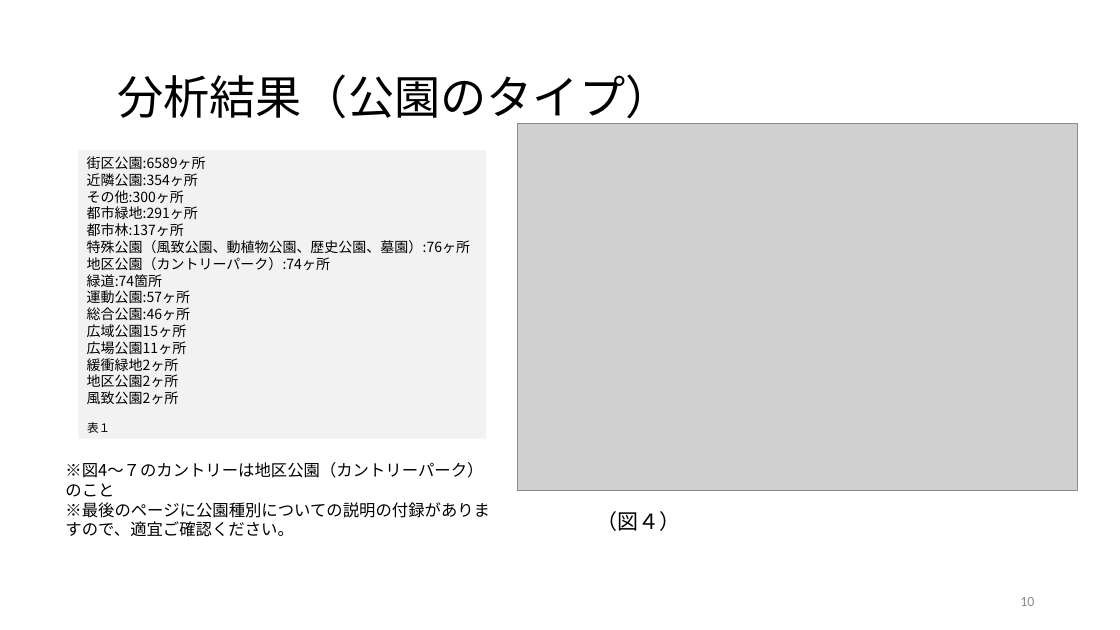
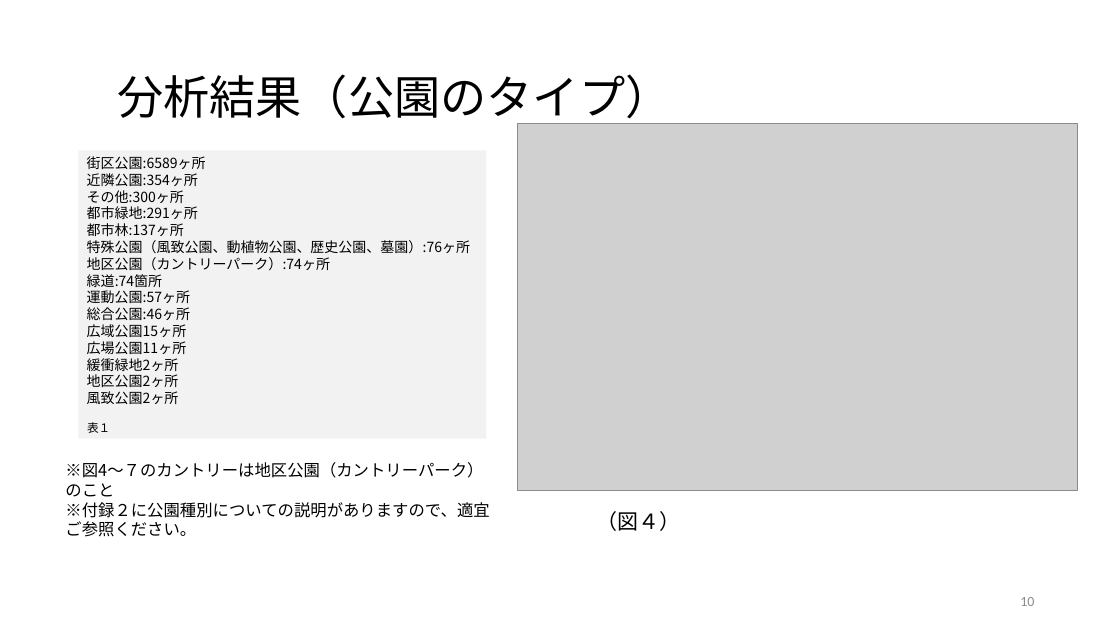
Before and after one commit to yasumasa718/park_data_intern, a slide deck: slide 10 of .doc/プレゼンテーション ＿課題２.pptx. Drawn at 1120x630 pixels with LibreOffice and Linux fonts; fonts in the diff are those of the drawing; grey boxes stand for pictures. Boxes give left, top, right and bottom in pixels: in the first picture for what was removed or moved away, otherwise in the second. Text is boxed around its words. In the diff, an @@ line names an element or a change of style, - is before the commit and + after.

```diff
--- a/.doc/プレゼンテーション ＿課題２.pptx
+++ b/.doc/プレゼンテーション ＿課題２.pptx
@@ text at <box>65,502,489,537</box>: text changed @@
-※最後のページに公園種別についての説明の付録がありますので、適宜ご確認ください。
+※付録２に公園種別についての説明がありますので、適宜ご参照ください。
```
Also in this commit, not shown: 7 other slides changed, 2 other files.
